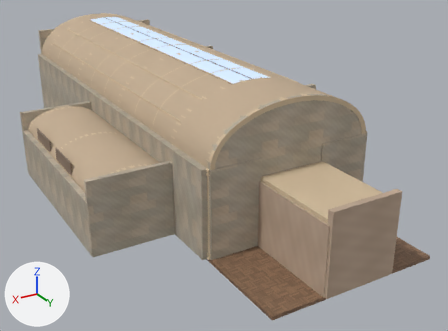
A saved change to the glTF model public/models/gallery.glb.
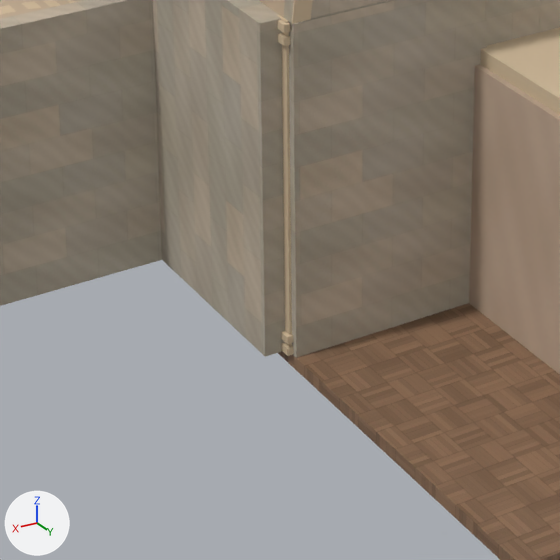
Old and new are each drawn whole from a 50 mm lens placed at (19.7, 48.6, 18.1), pointed at (-1.4, 13.5, 0.5) and again close up on the part from 29% to 63% of the width and 50% to 95% of the height. Arrows for +X, +Y and +Z are at lower left; the lights stay in place. The older version's two pictures come first. Where no turn or scale is listed for an object, it has been applied to the vertices. Vertices at exactly the same position are counted once.

Objects in the first close-up: 'Limestone', 'Parquet', 'Trim', 'Vault', 'Warm Plaster'.
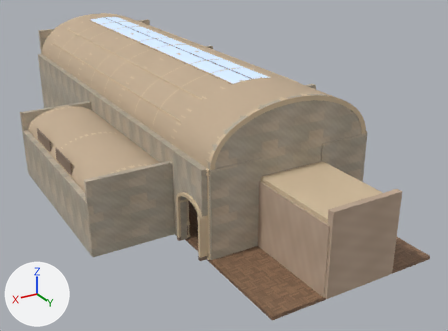
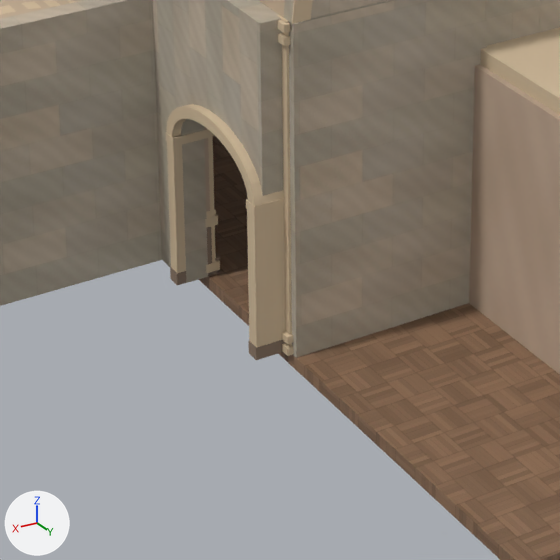
Where the newer file only moved an object's origin or applied its transform, the numbers keep the older frame.

Pixel boxes (x1, y1, x2, y2) of what changed, in the close-ups (560 x 560 px):
'Deep Stone', reshaped (not visible before): after (170, 227, 285, 360)
part 1 of me_limestone, added: after (153, 0, 299, 357)
part 2 of me_warm_plaster, cut back: after (204, 127, 210, 212)
part 3 of me_deep_stone, added (brown): after (248, 340, 285, 360)
part 4 of me_deep_stone, added: after (170, 267, 217, 285)
part 5 of me_deep_stone, added: after (207, 227, 220, 276)
part 6 of me_trim, added (beige): after (166, 104, 284, 206)
part 7 of me_trim, added (beige): after (247, 207, 285, 347)
part 8 of me_trim, added: after (246, 198, 285, 215)
part 9 of me_trim, added (beige): after (167, 137, 216, 273)
part 10 of me_trim, added (beige): after (166, 129, 214, 147)
part 11 of me_trim, added: after (205, 209, 220, 273)

The change, as a diff of the scene's bpy script:
```diff
--- a/public/models/gallery.glb.py
+++ b/public/models/gallery.glb.py
@@ me_limestone @@
 # used by ob_limestone; location = (-0.25, 7.97, 4.2)
-me_limestone.from_pydata(...)  # 508 vertices, 1284 faces; spans x -11.0..11.0, y -15.3..15.3, z -4.2..4.2
+me_limestone.from_pydata(...)  # 580 vertices, 1488 faces; spans x -11.0..11.0, y -15.3..15.3, z -4.2..4.2
+# me_limestone part 1: 72 vertices added at x 5.6..5.9, y 12.5..14.8, z -4.2..1.1
 me_limestone.materials.append(mat_limestone)
@@ me_warm_plaster @@
 # used by ob_warm_plaster; location = (-0.25, 11.14, 2.44)
-me_warm_plaster.from_pydata(...)  # 168 vertices, 252 faces; spans x -10.6..10.6, y -18.1..18.1, z -2.4..2.4
+me_warm_plaster.from_pydata(...)  # 176 vertices, 264 faces; spans x -10.6..10.6, y -18.1..18.1, z -2.4..2.4
+# me_warm_plaster part 2
+# 8 faces are deleted
+# 8 vertices are added at x 5.5..5.6, y 9.4..11.6, z -1.3..2.4
+# 20 new faces join them
 me_warm_plaster.materials.append(mat_warm_plaster)
@@ me_deep_stone @@
 # used by ob_deep_stone; location = (-0.25, 10.84, 4.18)
-me_deep_stone.from_pydata(...)  # 936 vertices, 2232 faces; spans x -10.6..10.6, y -18.1..18.1, z -4.2..4.2
+me_deep_stone.from_pydata(...)  # 976 vertices, 2292 faces; spans x -10.6..10.6, y -18.1..18.1, z -4.2..4.2
+# me_deep_stone part 3: a new loose piece, a box spanning x 5.39..6.09, y 11.96..12.19, z -4.18..-3.97, in mat_deep_stone (brown #897564)
+# me_deep_stone part 4: a new loose piece, a box spanning x 5.39..6.09, y 9.43..9.65, z -4.18..-3.97, in mat_deep_stone (brown #897564)
+# me_deep_stone part 5: 16 vertices added at x 5.3..5.6, y 9.7..12.0, z -4.2..-3.2
+# other edits to the shape of me_deep_stone do not show in these pictures
 me_deep_stone.materials.append(mat_deep_stone)
@@ me_trim @@
 # used by ob_trim; location = (-0.25, 10.93, 4.21)
-me_trim.from_pydata(...)  # 3700 vertices, 8892 faces; spans x -10.7..10.7, y -18.2..18.2, z -4.2..4.2
+me_trim.from_pydata(...)  # 3848 vertices, 9204 faces; spans x -10.7..10.7, y -18.2..18.2, z -4.2..4.2
+# me_trim part 6: the loose piece of 68 vertices spanning x 5.4..6.1, y 4.0..7.3, z -1.8..-1.0 is copied, and the copy is scaled about its middle by (1, 0.822, 0.987), then moved by (0.0, 5.0, 0.1); it spans x 5.4..6.1, y 9.3..12.1, z -1.7..-0.8
+# me_trim part 7: a new loose piece, a box spanning x 5.41..6.08, y 11.87..12.09, z -4.21..-1.66, in mat_trim (beige #d3bd9d)
+# me_trim part 8: a new loose piece, a box spanning x 5.39..6.08, y 11.85..12.1, z -1.8..-1.66, in mat_trim (beige #d3bd9d)
+# me_trim part 9: a new loose piece, a box spanning x 5.41..6.08, y 9.33..9.55, z -4.21..-1.66, in mat_trim (beige #d3bd9d)
+# me_trim part 10: a new loose piece, a box spanning x 5.39..6.08, y 9.32..9.57, z -1.8..-1.66, in mat_trim (beige #d3bd9d)
+# me_trim part 11: 24 vertices added at x 5.3..5.6, y 9.6..11.9, z -4.1..-3.1
+# other edits to the shape of me_trim do not show in these pictures
 me_trim.materials.append(mat_trim)
```
